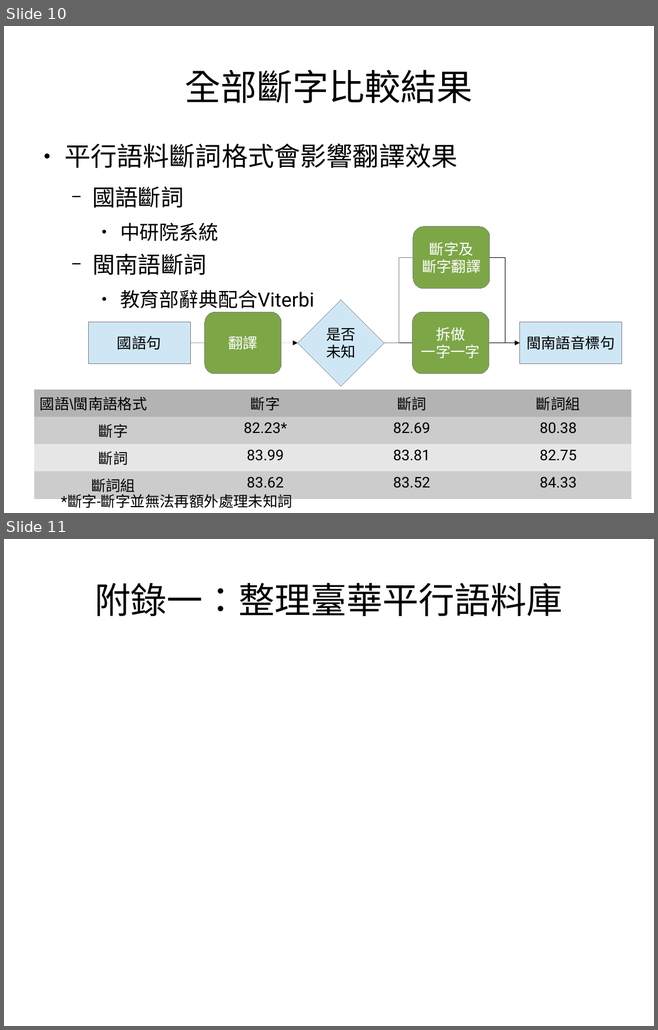
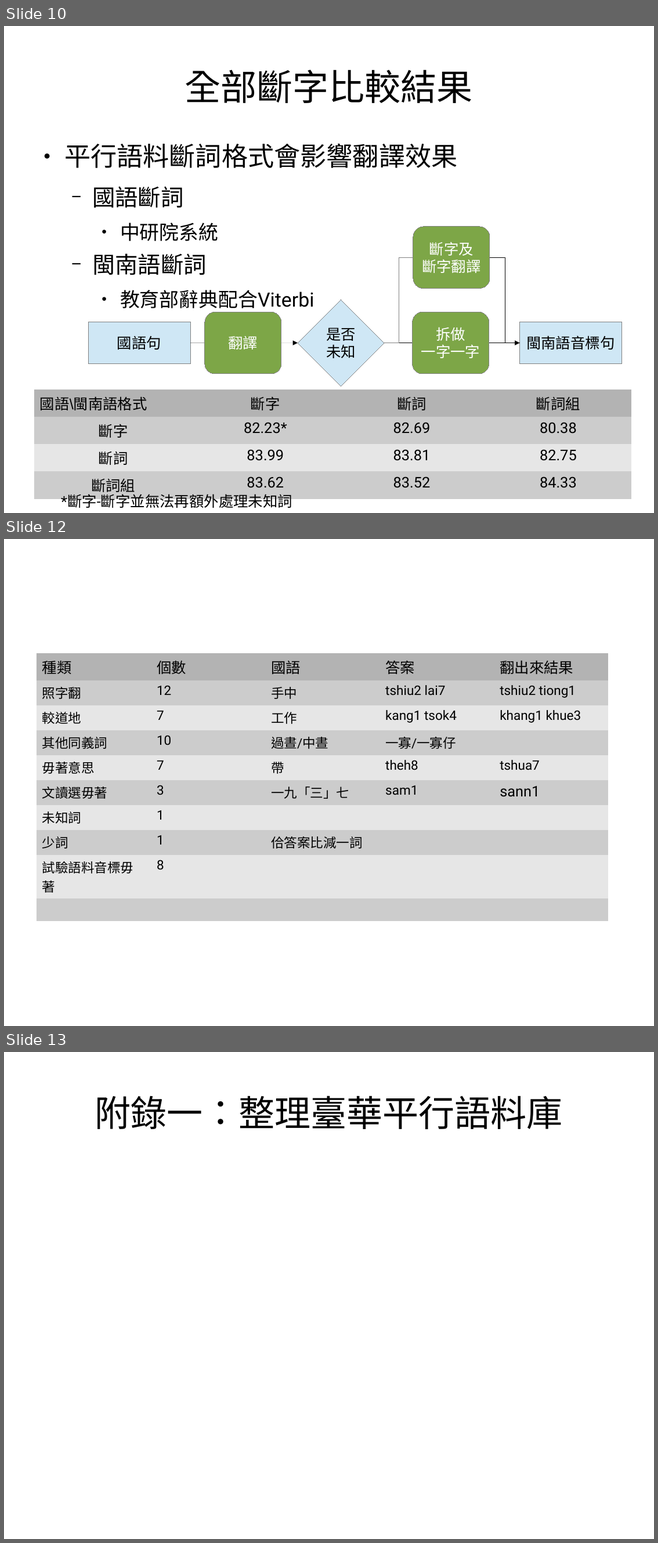
Before and after one commit to sih4sing5hong5/po3-ko3_tau5-iann2-phinn3, a slide deck: 翻譯報告.odp. Shown one above the other, each under a label of ours: slides 10 and 11 before the commit, slides 10, 12 and 13 after it; the slides between them are not shown. The pictures are 658x1030 and 658x1543 pixels, drawn with LibreOffice and Linux fonts; fonts in the diff are those of the drawing. Boxes give left, top, right and bottom in pixels: in the first picture for what was removed or moved away, otherwise in the second. Text is boxed around its words. In the diff, an @@ line names an element or a change of style, - is before the commit and + after.

```diff
--- a/翻譯報告.odp
+++ b/翻譯報告.odp
@@ slide 12 added at (x1=4, y1=539, x2=654, y2=1026), background #FFFFFF @@
@@ table added at (x1=36, y1=653, x2=608, y2=915), 10 rows, 5 columns @@
+種類 | 個數 | 國語 | 答案 | 翻出來結果
+照字翻 | 12 | 手中 | tshiu2 lai7 | tshiu2 tiong1
+較道地 | 7 | 工作 | kang1 tsok4 | khang1 khue3
+其他同義詞 | 10 | 過晝/中晝 | 一寡/一寡仔 | 
+毋著意思 | 7 | 帶 | theh8 | tshua7
+文讀選毋著 | 3 | 一九「三」七 | sam1 | sann1
+未知詞 | 1 |  |  | 
+少詞 | 1 | 佮答案比減一詞 |  | 
+試驗語料音標毋著 | 8 |  |  | 
+ |  |  |  | 
@@ what was slide 11 is now slide 13 @@
```
Also in this commit, not shown: 1 slide changed, 2 other slides added.
